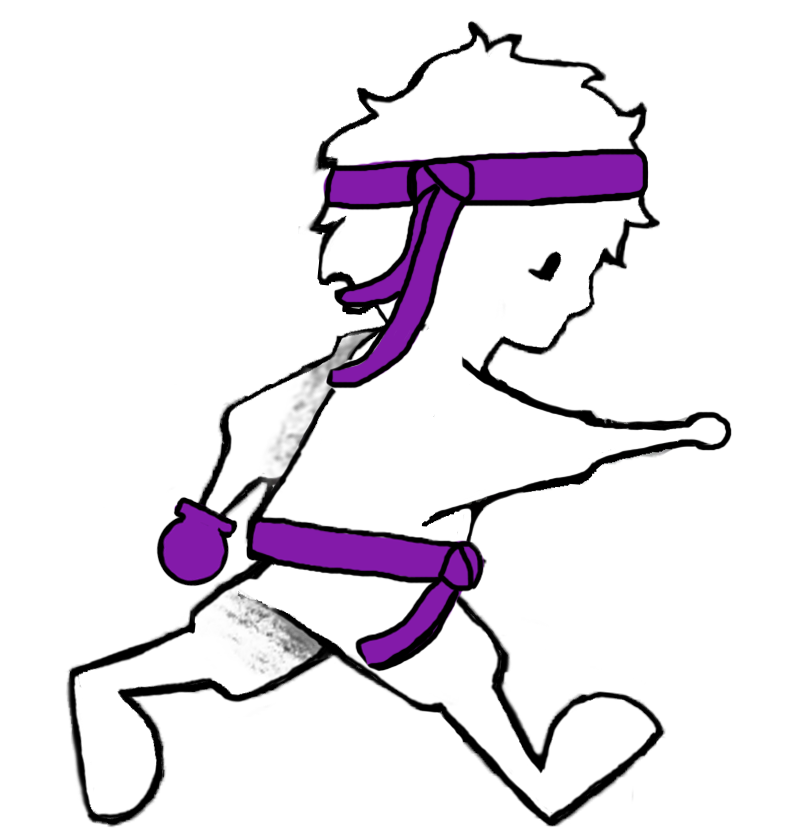
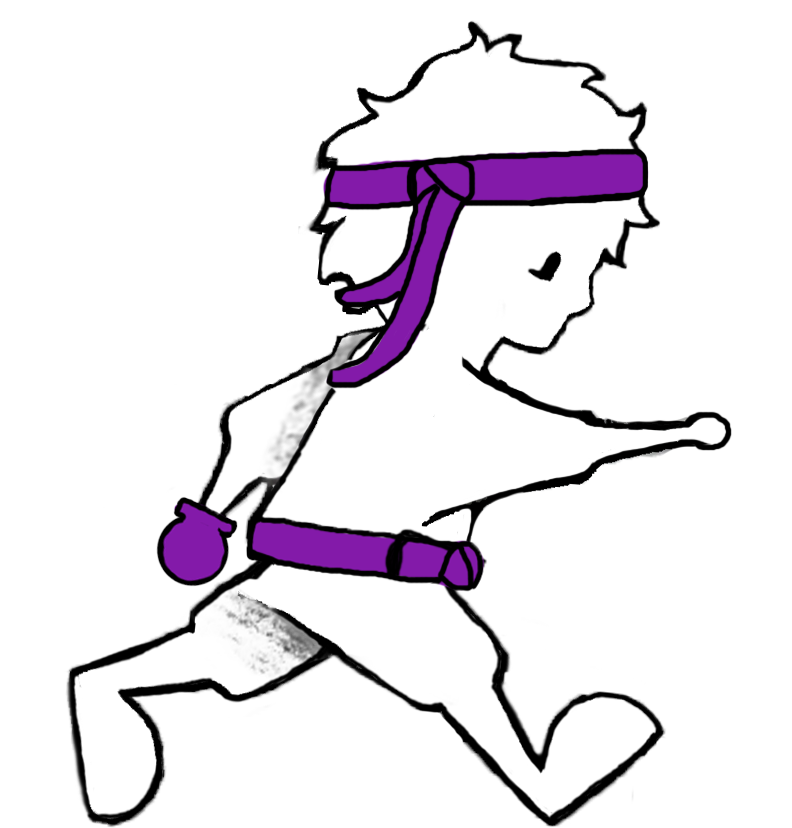
Before/after of a 792px x 828px layered artwork. What changed in the layer stack:
painted on "Layer 3" over [355,528,469,672]
